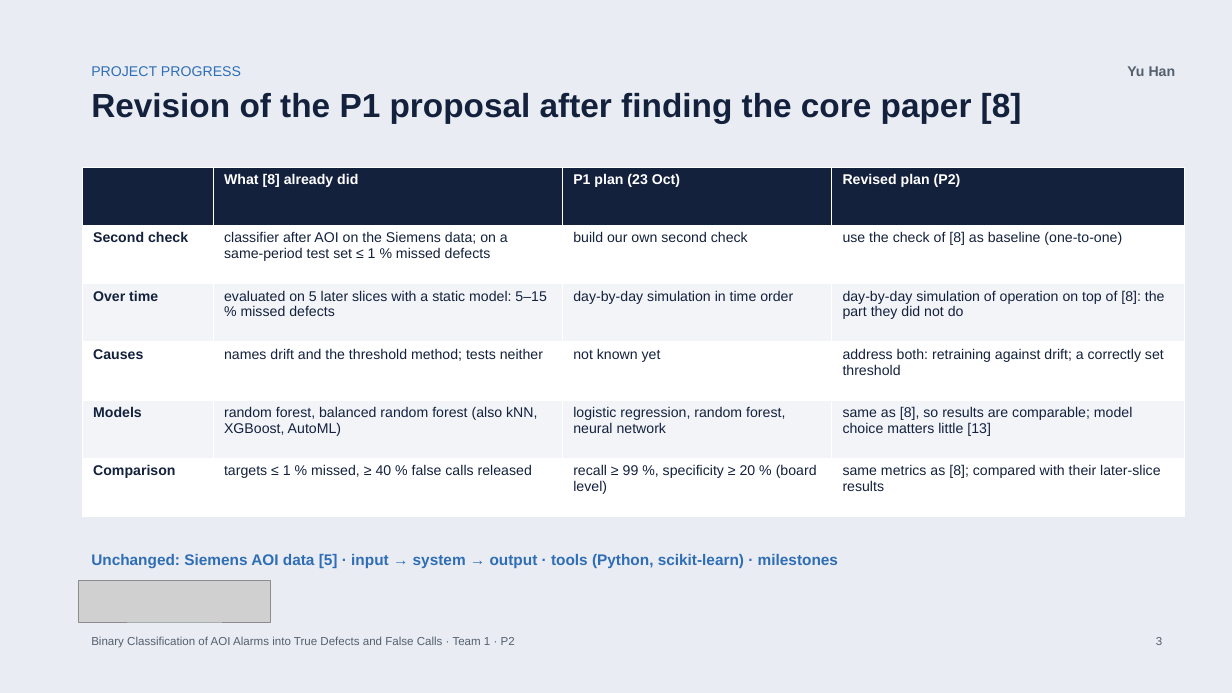
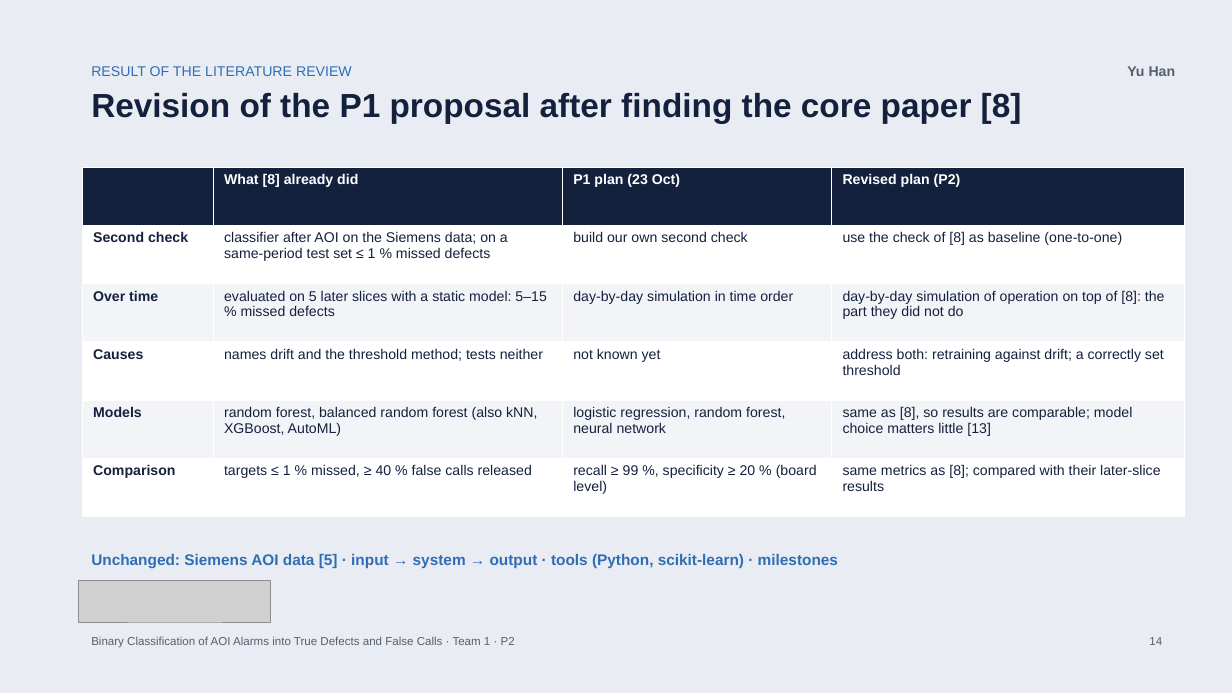
Before and after one commit to bodhi584/aoi-false-call-classification, a slide deck: slide 14 of docs/slides_p2.pptx (slide 3 before the commit). Drawn at 1232x693 pixels with LibreOffice and Linux fonts; fonts in the diff are those of the drawing; grey boxes stand for pictures. Boxes give left, top, right and bottom in pixels: in the first picture for what was removed or moved away, otherwise in the second. Text is boxed around its words. In the diff, an @@ line names an element or a change of style, - is before the commit and + after.

Commit message:
P2 slides: literature parts 1-3 with source types and links; revision of P1 moved to the end (#36)

```diff
--- a/docs/slides_p2.pptx
+++ b/docs/slides_p2.pptx
@@ text at (x1=91, y1=66, x2=352, y2=76): text changed @@
-PROJECT PROGRESS
+RESULT OF THE LITERATURE REVIEW
@@ text at (x1=1149, y1=637, x2=1162, y2=645): text changed @@
-3
+14
```
Also in this commit, not shown: 11 other slides changed, 1 other file.
